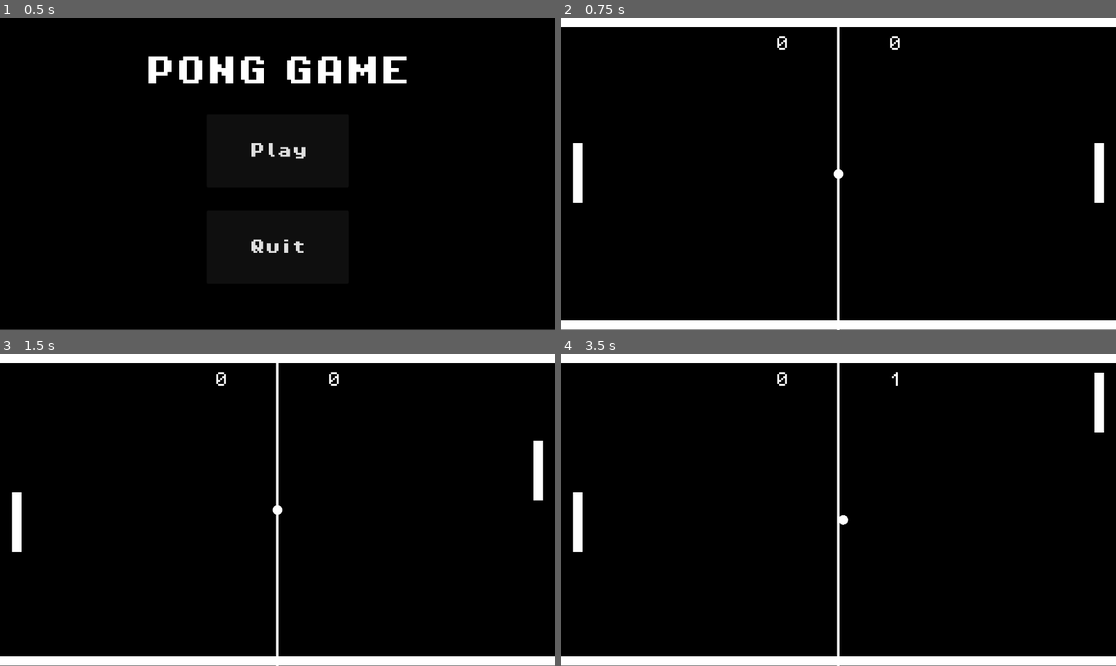
Above: before the commit, frames 1-4 (two rows, left to right).
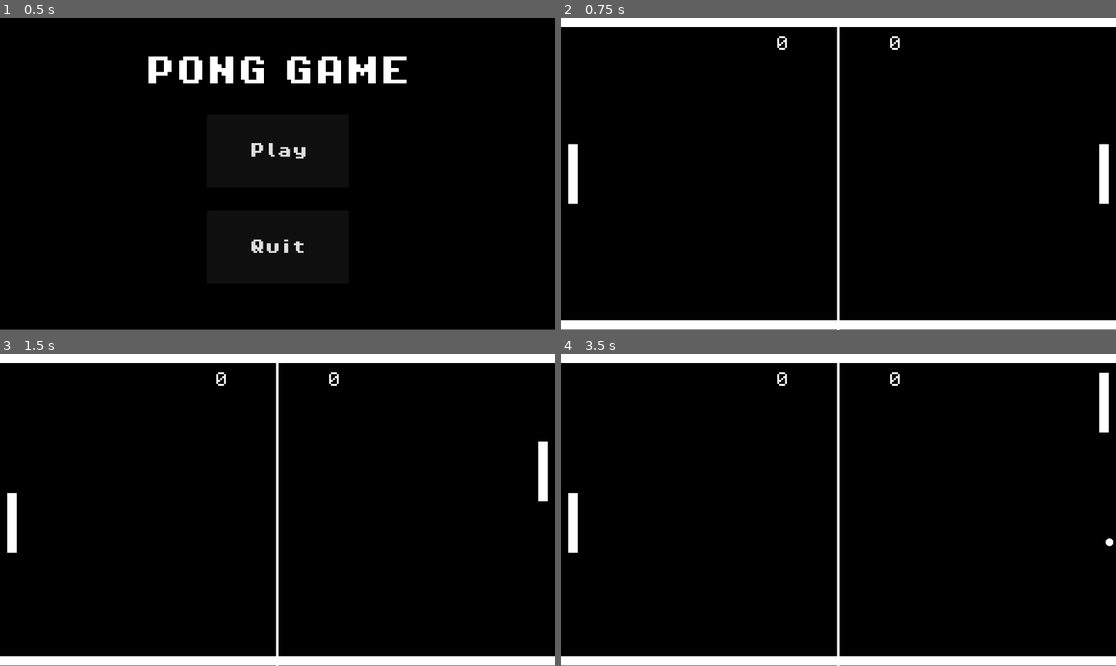
Above: after the commit, the same moments.

Repository: LuanNaves/PongGame
Game: Godot game, scene res://main.tscn
The game is run twice, just before and just after one commit, with the same random seed, the same clock (stepped at 60 frames per second) and the same inputs.
Inputs:
- Up to frame 1 (0.5 s): no input
- Up to frame 2 (0.75 s): click "Play" at 0.5 s
- Up to frame 3 (1.5 s): tap Enter at 1.25 s; hold Up (player1_up) from 1.28 s (still down); tap S (player2_down) at 1.35 s
- Up to frame 4 (3.5 s): release Up (player1_up) at 2.03 s; hold Down (player1_down) 2.03-2.78 s; tap W (player2_up) at 2.1 s; hold Up (player1_up) from 2.78 s (still down); tap S (player2_down) at 2.85 s

Frame 1 is identical in both runs. In frame 2, 0.8% of the frame differs, in the area x 1-99%, y 40-60%; in frame 3, 0.8%; in frame 4, 0.9%, in the area x 1-100%, y 5-64%.

Commit message:
Updates on ball movement and game mechanics.

Diff:
--- a/project.godot
+++ b/project.godot
@@ -17,7 +17,7 @@
 
 [autoload]
 
-Game="*res://scripts/global/game.gd"
+Game="*res://scripts/game.gd"
 
 [input]
 
--- a/scenes/ball.tscn
+++ b/scenes/ball.tscn
@@ -4,13 +4,14 @@
 [ext_resource type="Script" path="res://scripts/ball.gd" id="1_pvxhh"]
 
 [sub_resource type="CircleShape2D" id="CircleShape2D_26fag"]
+radius = 8.0
 
 [node name="Ball" type="CharacterBody2D"]
 script = ExtResource("1_pvxhh")
 
 [node name="Sprite2D" type="Sprite2D" parent="."]
-position = Vector2(-2.5034e-06, -2.563e-06)
-scale = Vector2(0.0390625, 0.0390625)
+position = Vector2(4.76837e-07, 3.57628e-07)
+scale = Vector2(0.03125, 0.03125)
 texture = ExtResource("1_pfslo")
 
 [node name="CollisionShape2D" type="CollisionShape2D" parent="."]
--- a/scenes/game.tscn
+++ b/scenes/game.tscn
@@ -1,7 +1,7 @@
 [gd_scene load_steps=9 format=3 uid="uid://bu8bj6olc82w1"]
 
 [ext_resource type="PackedScene" uid="uid://cn8stup7tm812" path="res://scenes/background.tscn" id="1_rlp3e"]
-[ext_resource type="Script" path="res://scenes/game.gd" id="1_w2v81"]
+[ext_resource type="Script" path="res://scripts/game.gd" id="1_w2v81"]
 [ext_resource type="PackedScene" uid="uid://bv2eyxjhivvip" path="res://scenes/player.tscn" id="2_ktenp"]
 [ext_resource type="PackedScene" uid="uid://myg0teikumsd" path="res://scenes/walls.tscn" id="3_r4qtw"]
 [ext_resource type="PackedScene" uid="uid://bueweosy3541l" path="res://scenes/ball.tscn" id="4_leemd"]
@@ -29,13 +29,13 @@
 [node name="Walls" parent="." instance=ExtResource("3_r4qtw")]
 
 [node name="Ball" parent="." instance=ExtResource("4_leemd")]
-position = Vector2(576, 324)
+position = Vector2(27, -15)
 
 [node name="Player1" parent="." instance=ExtResource("2_ktenp")]
-position = Vector2(1107, 260)
+position = Vector2(1127, 324)
 
 [node name="Player2" parent="." instance=ExtResource("2_ktenp")]
-position = Vector2(25, 260)
+position = Vector2(25, 324)
 script = ExtResource("5_160x7")
 
 [node name="Score" parent="." instance=ExtResource("5_mwq7j")]
--- a/scenes/player.tscn
+++ b/scenes/player.tscn
@@ -10,15 +10,17 @@
 script = ExtResource("1_5nxke")
 
 [node name="ColorRect" type="ColorRect" parent="."]
-anchors_preset = -1
+anchors_preset = 8
 anchor_left = 0.5
+anchor_top = 0.5
 anchor_right = 0.5
 anchor_bottom = 0.5
-offset_right = 20.0
-offset_bottom = 124.0
+offset_left = -10.0
+offset_top = -62.0
+offset_right = 10.0
+offset_bottom = 62.0
 grow_horizontal = 2
 grow_vertical = 2
 
 [node name="CollisionShape2D" type="CollisionShape2D" parent="."]
-position = Vector2(10, 62)
 shape = SubResource("RectangleShape2D_8crfl")
--- a/scenes/score.tscn
+++ b/scenes/score.tscn
@@ -58,5 +58,10 @@
 horizontal_alignment = 1
 vertical_alignment = 1
 
+[node name="Timer" type="Timer" parent="."]
+one_shot = true
+autostart = true
+
 [connection signal="body_entered" from="Player1 Score" to="." method="_on_player_1_score_body_entered"]
 [connection signal="body_entered" from="Player2 Score" to="." method="_on_player_2_score_body_entered"]
+[connection signal="timeout" from="Timer" to="." method="_on_timer_timeout"]
--- a/scripts/ball.gd
+++ b/scripts/ball.gd
@@ -1,13 +1,10 @@
 extends CharacterBody2D
 
 const START_SPEED = 400.0
-const ACCEL = 30.0
+const ACCEL = 50.0
 var speed : int
 var dir : Vector2
 const MAX_Y_VECTOR : float = 0.6
-
-func _ready():
-	pass
 
 func reset_ball():
 	# Alterando o angulo e a posição que a bola vai começar
@@ -26,6 +23,7 @@
 	var collision = move_and_collide(dir * speed * delta)
 	var collider
 	if collision:
+		collider = collision.get_collider()
 		if collider == $"../Player1" or collider == $"../Player2":
 			speed += ACCEL
 			dir = new_direction(collider)
@@ -43,5 +41,5 @@
 		new_dir.x = -1
 	else:
 		new_dir.x = 1
-	new_dir.y = (dist / collider.p_height  / 2) * MAX_Y_VECTOR
+	new_dir.y = (dist / (collider.p_height / 2)) * MAX_Y_VECTOR
 	return new_dir.normalized()
--- a/scenes/game.gd
+++ b/scripts/game.gd
@@ -1,4 +1,7 @@
 extends Node
+
+var player1_score = 0
+var player2_score = 0
 
 func _on_ball_timer_timeout():
 	$Ball.reset_ball()
--- a/scripts/global/game.gd
+++ /dev/null
@@ -1,4 +0,0 @@
-extends Node
-
-var player1_score = 0
-var player2_score = 0
--- a/scripts/player.gd
+++ b/scripts/player.gd
@@ -1,6 +1,10 @@
 extends CharacterBody2D
 
 const SPEED = 400.0
+var p_height : int
+
+func _ready():
+	p_height = $ColorRect.get_size().y
 
 func _physics_process(delta):
 	# Get the input direction and handle the movement/deceleration.
--- a/scripts/player2.gd
+++ b/scripts/player2.gd
@@ -1,6 +1,10 @@
 extends CharacterBody2D
 
 const SPEED = 400.0
+var p_height : int
+
+func _ready():
+	p_height = $ColorRect.get_size().y
 
 func _physics_process(delta):
 	# Get the input direction and handle the movement/deceleration.
--- a/scripts/score.gd
+++ b/scripts/score.gd
@@ -3,15 +3,21 @@
 @onready var ball = $"../Ball"
 @onready var p1_label = $"Player1 Score/Label"
 @onready var p2_label = $"Player2 Score/Label"
+@onready var timer = $Timer
+
 var P1_SCORE = Game.player1_score
 var P2_SCORE = Game.player2_score
+
 
 func _on_player_1_score_body_entered(body):
 	P1_SCORE += 1
 	p1_label.text = str(P1_SCORE)
-	ball.reset_ball()
+	timer.start()
 
 func _on_player_2_score_body_entered(body):
 	P2_SCORE += 1
 	p2_label.text = str(P2_SCORE)
-	ball.reset_ball()
+	timer.start()
+
+func _on_timer_timeout():
+	ball.reset_ball() # Replace with function body.
